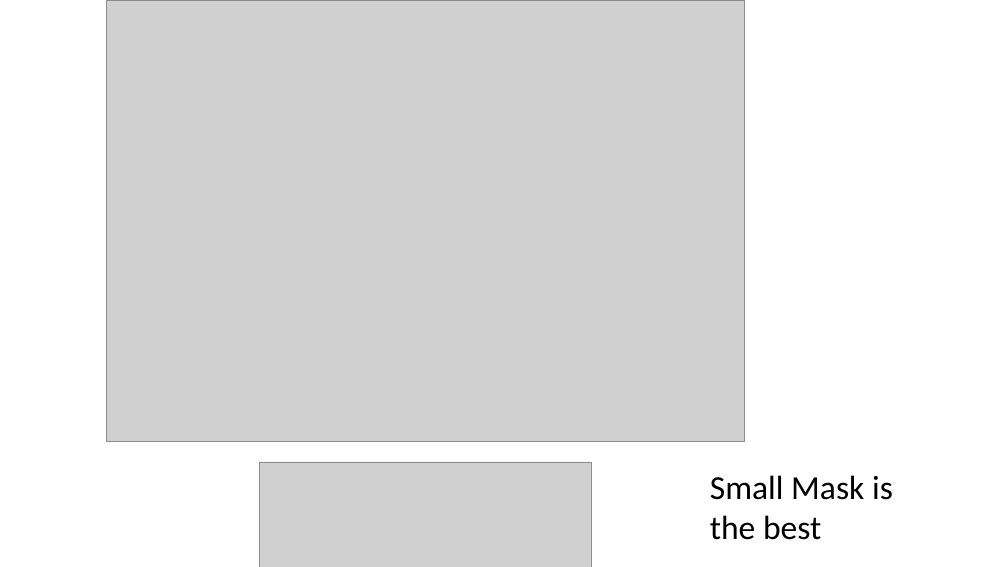
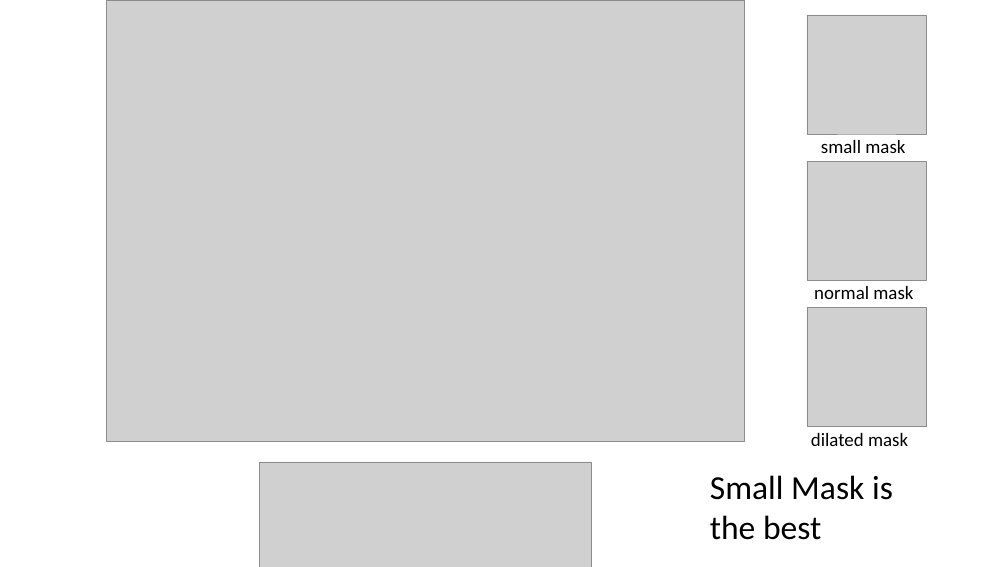
Before and after one commit to zst1406217/zst1406217.github.io, a slide deck: slide 7 of home_page_files/diffusion-swap.pptx. Drawn at 1008x567 pixels with LibreOffice and Linux fonts; fonts in the diff are those of the drawing; grey boxes stand for pictures. Boxes give left, top, right and bottom in pixels: in the first picture for what was removed or moved away, otherwise in the second. Text is boxed around its words. In the diff, an @@ line names an element or a change of style, - is before the commit and + after.

```diff
--- a/home_page_files/diffusion-swap.pptx
+++ b/home_page_files/diffusion-swap.pptx
@@ picture added at bbox=[807, 15, 926, 134] @@
@@ text added at bbox=[821, 140, 905, 153], 18 pt, text #000000 @@
+small mask
@@ picture added at bbox=[807, 161, 926, 280] @@
@@ text added at bbox=[814, 286, 913, 299], 18 pt, text #000000 @@
+normal mask
@@ picture added at bbox=[807, 307, 926, 426] @@
@@ text added at bbox=[811, 433, 908, 446], 18 pt, text #000000 @@
+dilated mask
```
